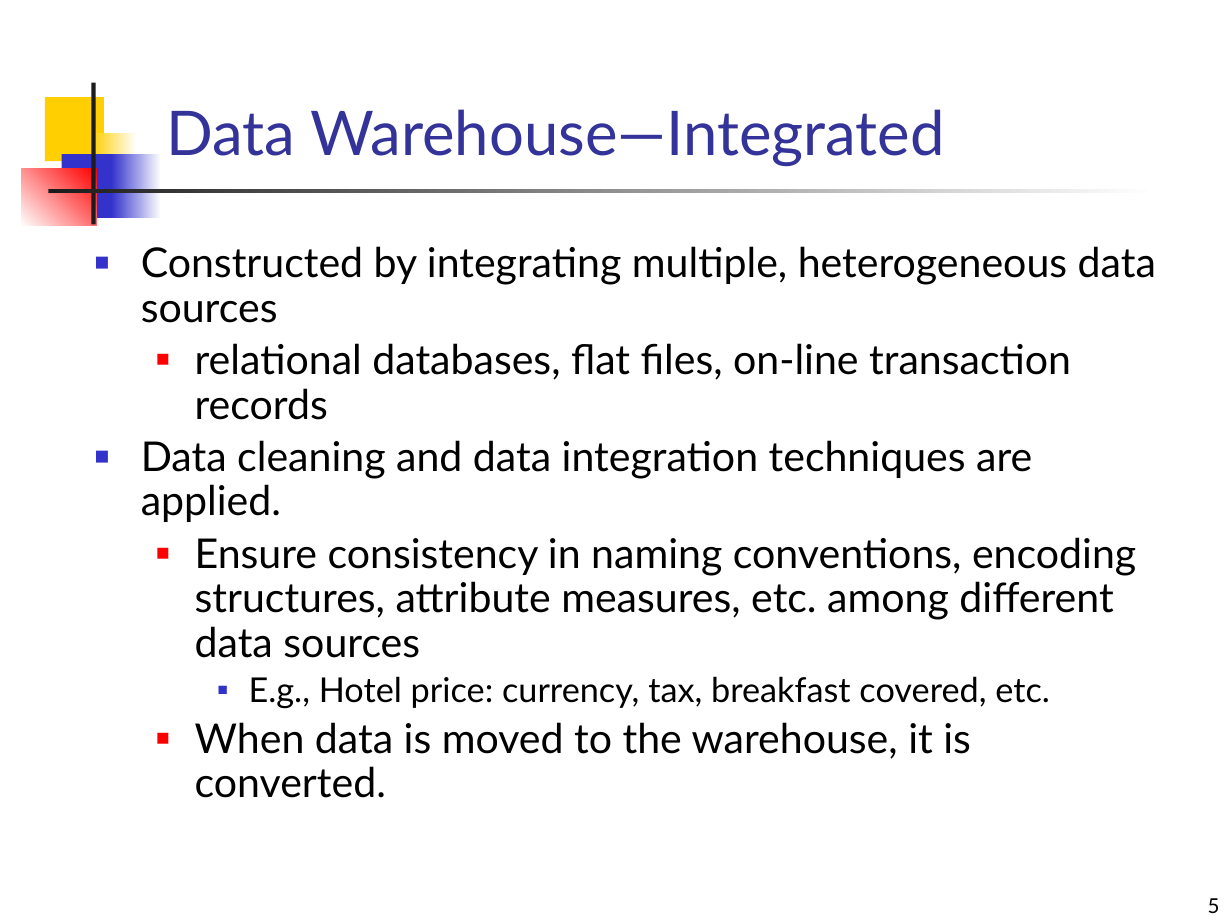
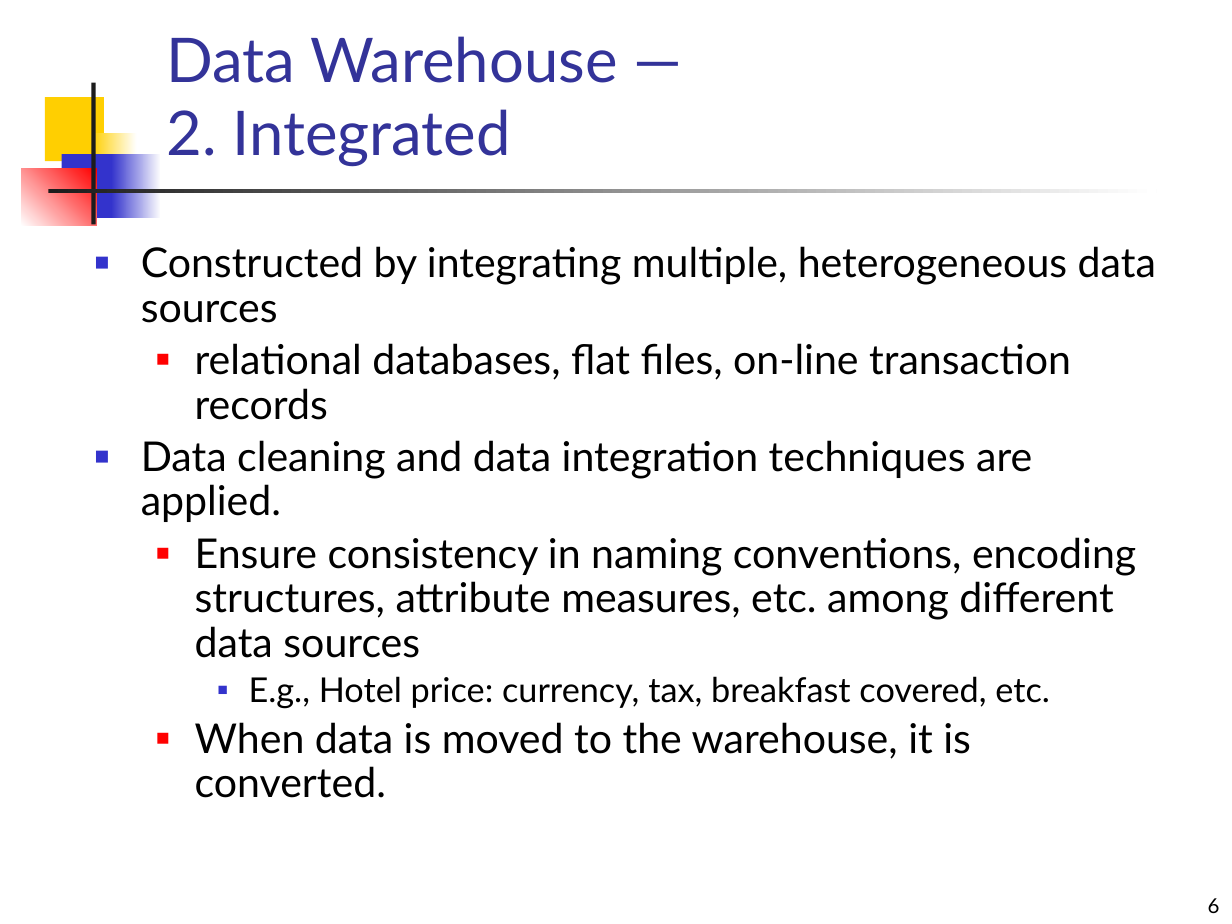
Before and after one commit to mahmoudparsian/data-warehousing-and-business-intelligence, a slide deck: slide 6 of resources/class_lectures/review/introduction_to_data_warehousing.pptx (slide 5 before the commit). Drawn at 1232x924 pixels with LibreOffice and Linux fonts; fonts in the diff are those of the drawing. Boxes give left, top, right and bottom in pixels: in the first picture for what was removed or moved away, otherwise in the second. Text is boxed around its words. In the diff, an @@ line names an element or a change of style, - is before the commit and + after.

```diff
--- a/resources/class_lectures/review/introduction_to_data_warehousing.pptx
+++ b/resources/class_lectures/review/introduction_to_data_warehousing.pptx
@@ title at box(166, 36, 617, 167): text changed @@
-Data Warehouse—Integrated
+Data Warehouse —
+2. Integrated
@@ page number at box(1208, 898, 1220, 913): text changed @@
-5
+6
```
Also in this commit, not shown: 7 other slides changed, 4 slides added.
